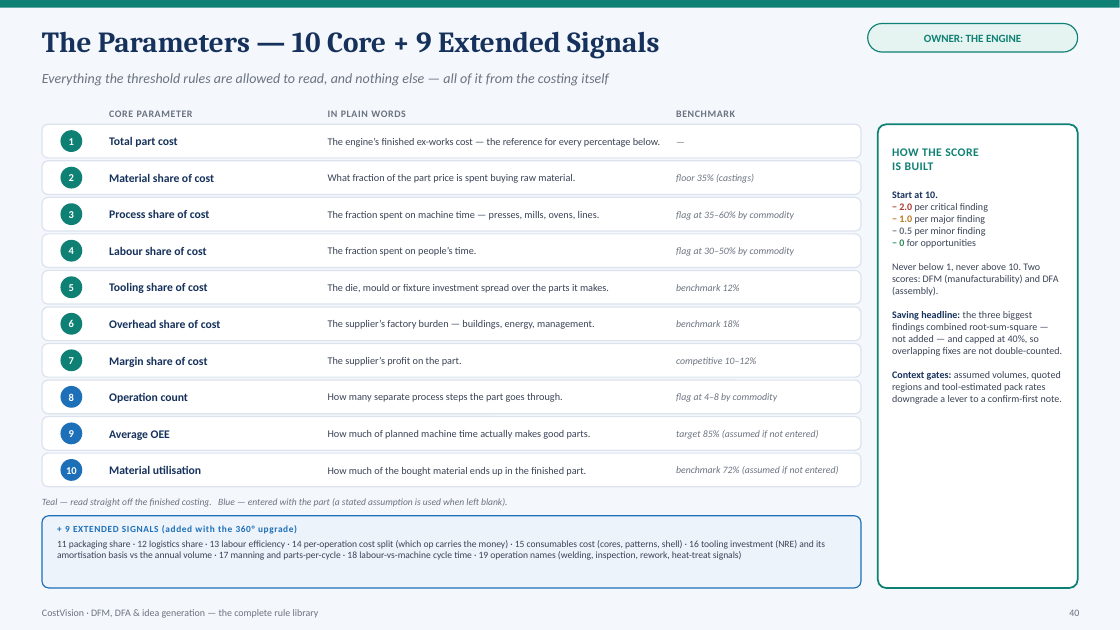
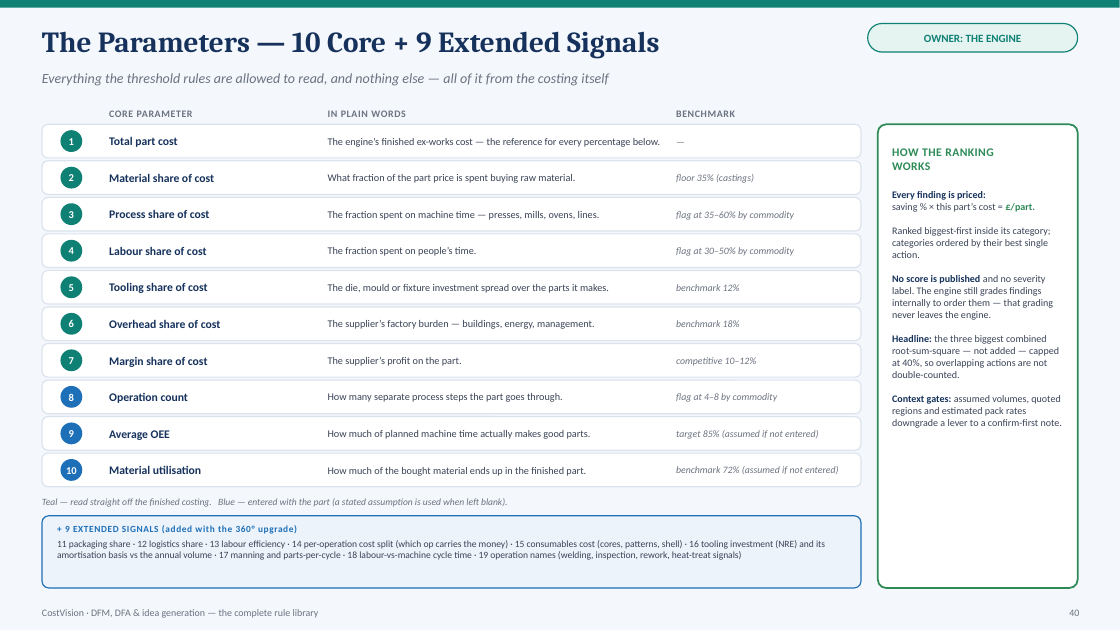
Before and after one commit to bhosaleavinash546/leamington-marathi, a slide deck: slide 40 of CostVision-Workflow-Explained.pptx. Drawn at 1120x630 pixels with LibreOffice and Linux fonts; fonts in the diff are those of the drawing. Boxes give left, top, right and bottom in pixels: in the first picture for what was removed or moved away, otherwise in the second. Text is boxed around its words. In the diff, an @@ line names an element or a change of style, - is before the commit and + after.

```diff
--- a/CostVision-Workflow-Explained.pptx
+++ b/CostVision-Workflow-Explained.pptx
@@ rounded rectangle at [878, 124, 1078, 588]: outline #0E8074 1.5 pt to #2E8B57 1.5 pt @@
@@ text at [892, 148, 993, 170]: text changed; text colour #0E8074 to #2E8B57 @@
-HOW THE SCORE
-IS BUILT
+HOW THE RANKING
+WORKS
@@ text at [892, 191, 1062, 428]: text changed @@
-Start at 10.
-− 2.0 per critical finding
-− 1.0 per major finding
-− 0.5 per minor finding
-− 0 for opportunities
-Never below 1, never above 10. Two scores: DFM (manufacturability) and DFA (assembly).
-Saving headline: the three biggest findings combined root-sum-square — not added — and capped at 40%, so overlapping fixes are not double-counted.
-Context gates: assumed volumes, quoted regions and tool-estimated pack rates downgrade a lever to a confirm-first note.
+Every finding is priced:
+saving % × this part’s cost = £/part.
+Ranked biggest-first inside its category; categories ordered by their best single action.
+No score is published and no severity label. The engine still grades findings internally to order them — that grading never leaves the engine.
+Headline: the three biggest combined root-sum-square — not added — capped at 40%, so overlapping actions are not double-counted.
+Context gates: assumed volumes, quoted regions and estimated pack rates downgrade a lever to a confirm-first note.
```
Also in this commit, not shown: 4 other slides changed, 1 slide added, 17 other files.
